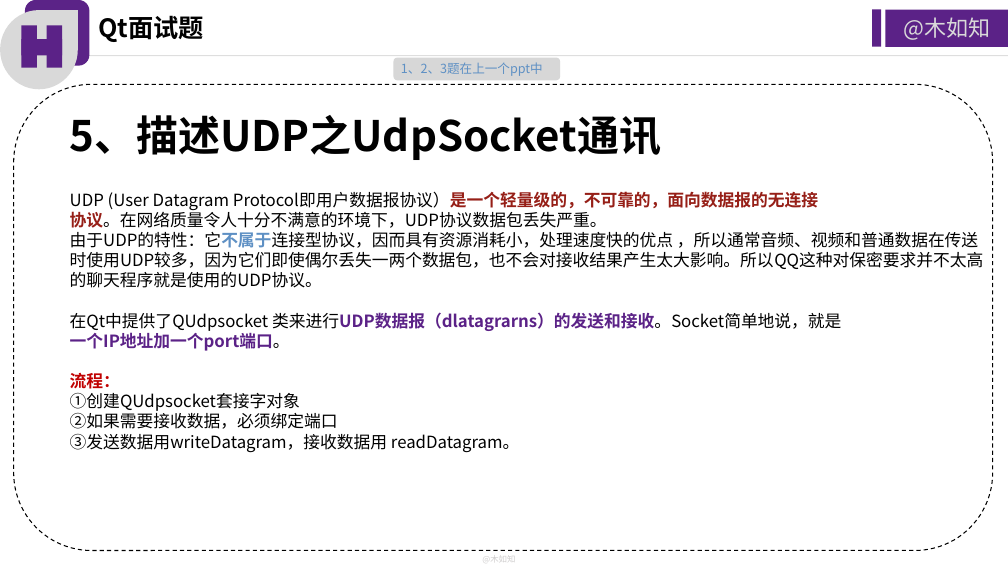
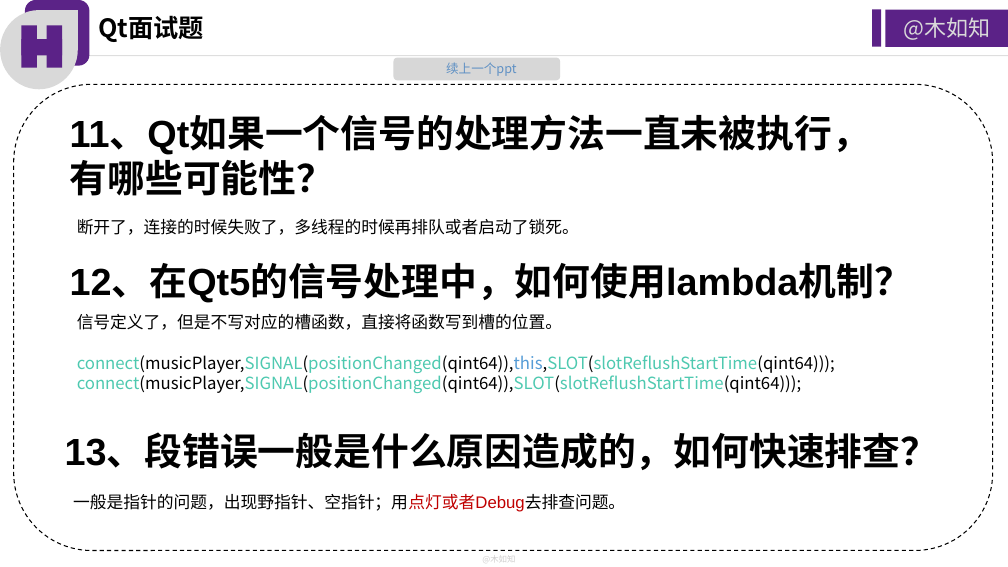
Before and after one commit to huangbaozhi/MuruzNotes, a slide deck: slide 2 of ppt/Qt面试题3.pptx (slide 3 before the commit). Drawn at 1008x567 pixels with LibreOffice and Linux fonts; fonts in the diff are those of the drawing. Boxes give left, top, right and bottom in pixels: in the first picture for what was removed or moved away, otherwise in the second. Text is boxed around its words. In the diff, an @@ line names an element or a change of style, - is before the commit and + after.

```diff
--- a/ppt/Qt面试题3.pptx
+++ b/ppt/Qt面试题3.pptx
@@ text at (x1=446, y1=62, x2=516, y2=76): text changed @@
-1、2、3题在上一个ppt中
+续上一个ppt
@@ text at (x1=70, y1=117, x2=870, y2=196): text changed; size 40 to 36 pt; font Noto Sans CJK SC to Arial @@
-5、描述UDP之UdpSocket通讯
+11、Qt如果一个信号的处理方法一直未被执行，
+有哪些可能性？
@@ text at (x1=77, y1=219, x2=579, y2=235): text changed; font Noto Sans CJK SC to Arial @@
-UDP (User Datagram Protocol即用户数据报协议）是一个轻量级的，不可靠的，面向数据报的无连接
-协议。在网络质量令人十分不满意的环境下，UDP协议数据包丢失严重。
-由于UDP的特性：它不属于连接型协议，因而具有资源消耗小，处理速度快的优点 ，所以通常音频、视频和普通数据在传送时使用UDP较多，因为它们即使偶尔丢失一两个数据包，也不会对接收结果产生太大影响。所以QQ这种对保密要求并不太高的聊天程序就是使用的UDP协议。
-在Qt中提供了QUdpsocket 类来进行UDP数据报（dlatagrarns）的发送和接收。Socket简单地说，就是
-一个IP地址加一个port端口。
-流程：
-①创建QUdpsocket套接字对象
-②如果需要接收数据，必须绑定端口
-③发送数据用writeDatagram，接收数据用 readDatagram。
+断开了，连接的时候失败了，多线程的时候再排队或者启动了锁死。
@@ text added at (x1=70, y1=266, x2=912, y2=303), 36 pt, text #000000, bold @@
+12、在Qt5的信号处理中，如何使用lambda机制？
@@ text added at (x1=77, y1=314, x2=835, y2=393), 16 pt, text #4EC9B0 @@
+信号定义了，但是不写对应的槽函数，直接将函数写到槽的位置。
+connect(musicPlayer,SIGNAL(positionChanged(qint64)),this,SLOT(slotReflushStartTime(qint64))); connect(musicPlayer,SIGNAL(positionChanged(qint64)),SLOT(slotReflushStartTime(qint64)));
@@ text added at (x1=65, y1=435, x2=939, y2=470), 36 pt, text #000000, bold @@
+13、段错误一般是什么原因造成的，如何快速排查？
@@ text added at (x1=73, y1=494, x2=625, y2=512), 16 pt, text #000000 @@
+一般是指针的问题，出现野指针、空指针；用点灯或者Debug去排查问题。
```
Also in this commit, not shown: 6 other slides changed, 1 slide removed, 6 other files.
